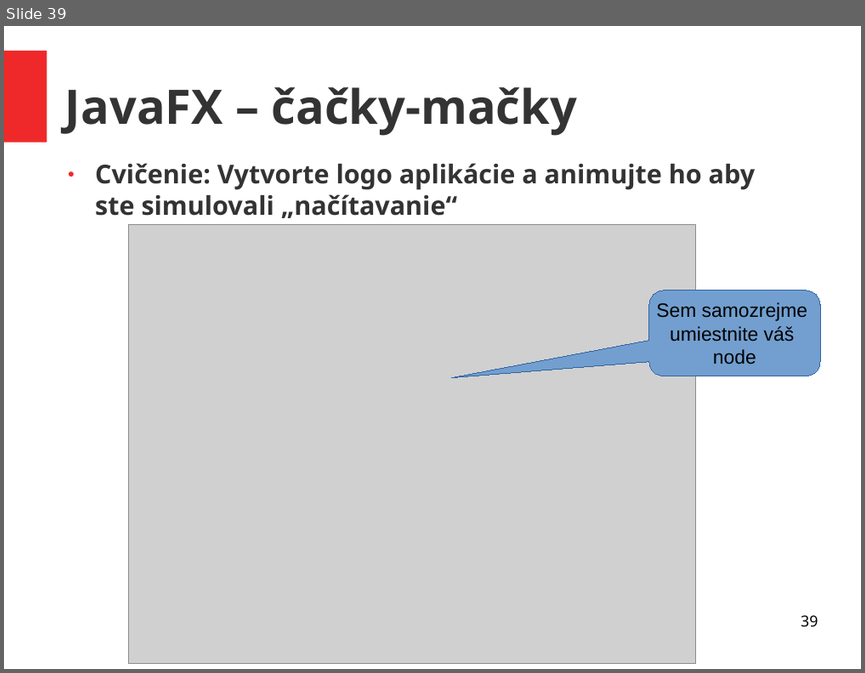
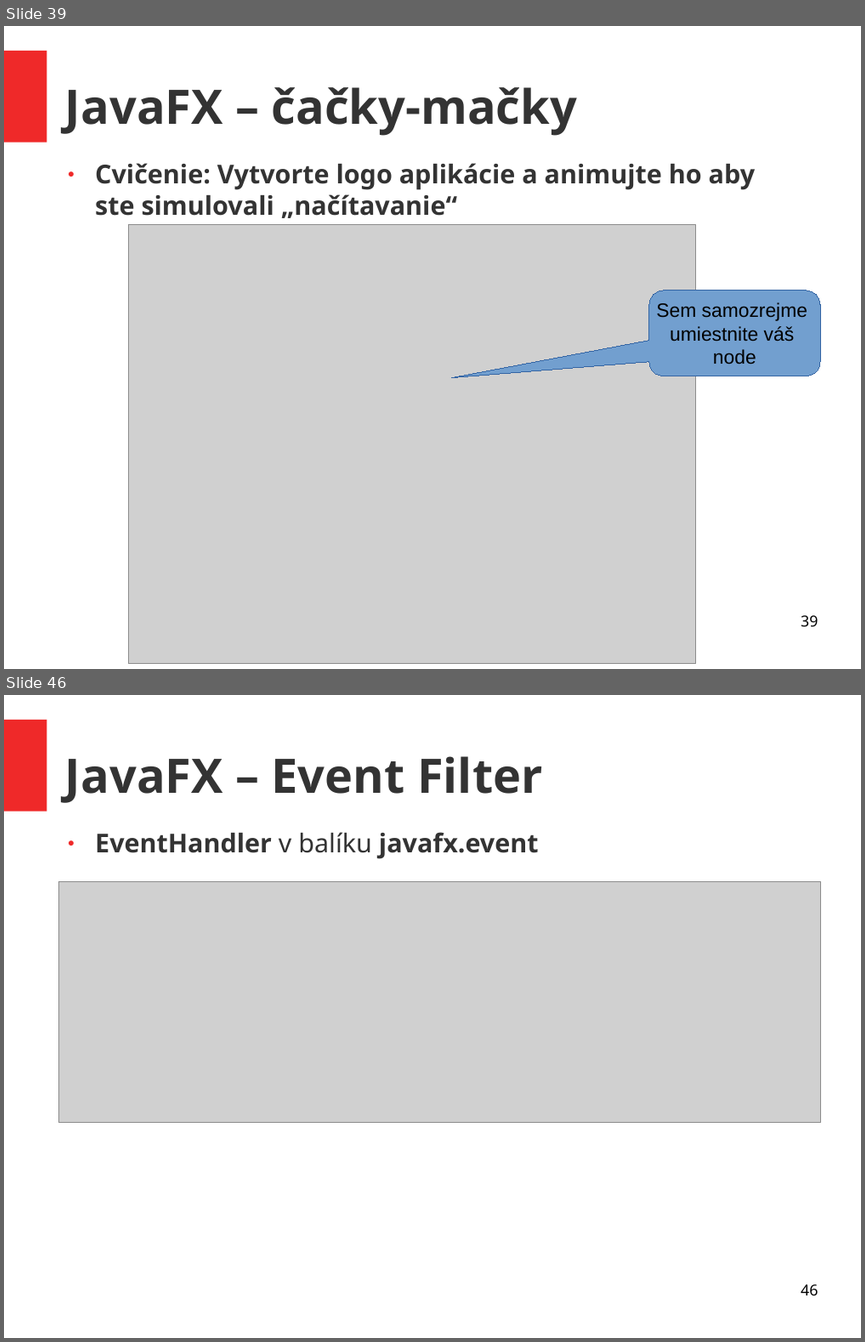
Before and after one commit to ukf-michalkohutek/prezentacia, a slide deck: seminar2.odp. Shown one above the other, each under a label of ours: slide 39 before the commit, slides 39 and 46 after it; the slides between them are not shown. The pictures are 865x673 and 865x1342 pixels, drawn with LibreOffice and Linux fonts; fonts in the diff are those of the drawing; grey boxes stand for pictures. Boxes give left, top, right and bottom in pixels: in the first picture for what was removed or moved away, otherwise in the second. Text is boxed around its words. In the diff, an @@ line names an element or a change of style, - is before the commit and + after.

Commit message:
Obrazky, Eventy, UI

```diff
--- a/seminar2.odp
+++ b/seminar2.odp
@@ slide 46 added at bbox=[4, 695, 861, 1338], background #FFFFFF; not listed: 1 template element that a slide beside it also shows @@
@@ title added at bbox=[65, 756, 542, 803], 44 pt, text #333333, bold @@
+JavaFX – Event Filter
@@ text added at bbox=[95, 832, 539, 859], 24 pt, text #333333, bold @@
+● EventHandler v balíku javafx.event
@@ picture added at bbox=[59, 882, 820, 1123] @@
@@ page number added at bbox=[800, 1284, 817, 1296], 14 pt, text #000000 @@
+46
```
Also in this commit, not shown: 8 other slides added, 1 other file.
